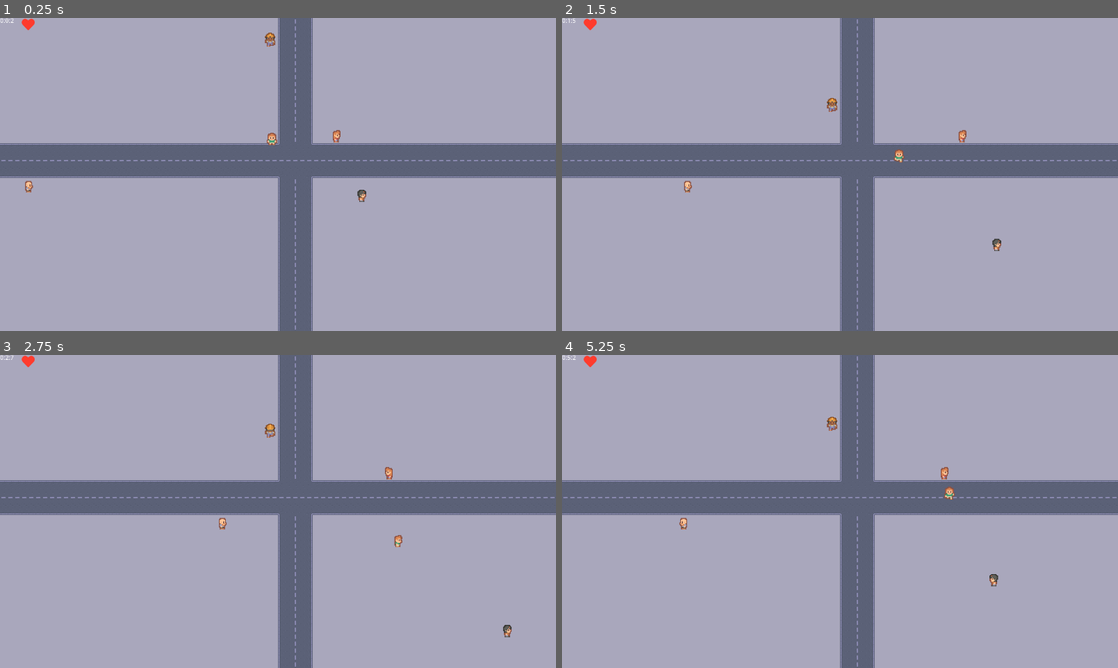
Above: before the commit, frames 1-4 (two rows, left to right).
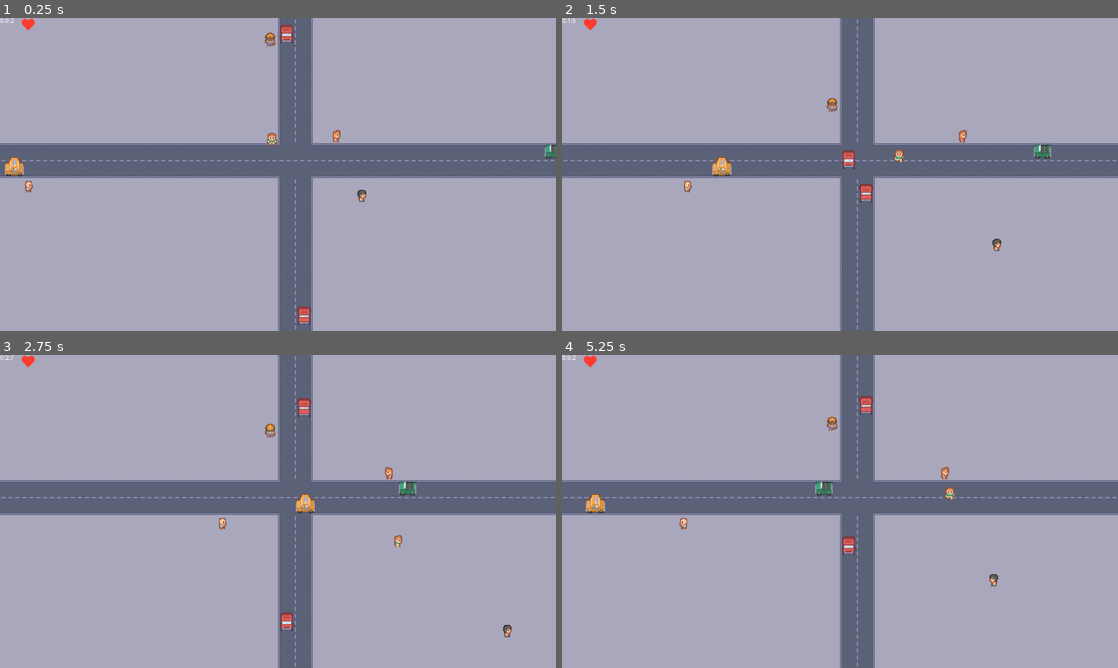
Above: after the commit, the same moments.

Repository: KimSM98/Team2-Godot
Game: Godot game, scene res://Main.tscn
The game is run twice, just before and just after one commit, with the same random seed, the same clock (stepped at 60 frames per second) and the same inputs.
Inputs:
- Up to frame 1 (0.25 s): no input
- Up to frame 2 (1.5 s): hold Right (ui_right) 0.53-1.28 s; hold Down (ui_down) from 1.28 s (still down)
- Up to frame 3 (2.75 s): release Down (ui_down) at 2.03 s; hold Right (ui_right) from 2.03 s (still down)
- Up to frame 4 (5.25 s): release Right (ui_right) at 2.78 s; hold Up (ui_up) 2.78-3.53 s; hold Left (ui_left) 3.53-5.03 s; hold Down (ui_down) from 5.03 s (still down)

The runs differ from the first frame. In frame 1, 0.5% of the frame differs, in the area x 0-100%, y 2-98%; in frame 2, 0.6%; in frame 3, 0.5%; in frame 4, 0.6%, in the area x 4-71%, y 13-64%.

Commit message:
Car movement

Diff:
--- /dev/null
+++ b/Animation Frames/Cars/Car_Green.tres
@@ -0,0 +1,42 @@
+[gd_resource type="SpriteFrames" load_steps=6 format=2]
+
+[ext_resource path="res://Assets/Cars/Car_Green.png" type="Texture" id=1]
+
+[sub_resource type="AtlasTexture" id=1]
+atlas = ExtResource( 1 )
+region = Rect2( 96, 0, 32, 32 )
+
+[sub_resource type="AtlasTexture" id=2]
+atlas = ExtResource( 1 )
+region = Rect2( 64, 0, 32, 32 )
+
+[sub_resource type="AtlasTexture" id=3]
+atlas = ExtResource( 1 )
+region = Rect2( 32, 0, 32, 32 )
+
+[sub_resource type="AtlasTexture" id=4]
+atlas = ExtResource( 1 )
+region = Rect2( 0, 0, 32, 32 )
+
+[resource]
+animations = [ {
+"frames": [ SubResource( 1 ) ],
+"loop": false,
+"name": "MoveUp",
+"speed": 0.0
+}, {
+"frames": [ SubResource( 2 ) ],
+"loop": false,
+"name": "MoveRight",
+"speed": 0.0
+}, {
+"frames": [ SubResource( 3 ) ],
+"loop": false,
+"name": "MoveDown",
+"speed": 0.0
+}, {
+"frames": [ SubResource( 4 ) ],
+"loop": false,
+"name": "MoveLeft",
+"speed": 0.0
+} ]
--- /dev/null
+++ b/Animation Frames/Cars/Car_Red.tres
@@ -0,0 +1,42 @@
+[gd_resource type="SpriteFrames" load_steps=6 format=2]
+
+[ext_resource path="res://Assets/Cars/Car_Red.png" type="Texture" id=1]
+
+[sub_resource type="AtlasTexture" id=2]
+atlas = ExtResource( 1 )
+region = Rect2( 96, 0, 32, 32 )
+
+[sub_resource type="AtlasTexture" id=3]
+atlas = ExtResource( 1 )
+region = Rect2( 64, 0, 32, 32 )
+
+[sub_resource type="AtlasTexture" id=1]
+atlas = ExtResource( 1 )
+region = Rect2( 32, 0, 32, 32 )
+
+[sub_resource type="AtlasTexture" id=4]
+atlas = ExtResource( 1 )
+region = Rect2( 0, 0, 32, 32 )
+
+[resource]
+animations = [ {
+"frames": [ SubResource( 2 ) ],
+"loop": false,
+"name": "MoveUp",
+"speed": 0.0
+}, {
+"frames": [ SubResource( 3 ) ],
+"loop": false,
+"name": "MoveRight",
+"speed": 0.0
+}, {
+"frames": [ SubResource( 1 ) ],
+"loop": false,
+"name": "MoveDown",
+"speed": 0.0
+}, {
+"frames": [ SubResource( 4 ) ],
+"loop": false,
+"name": "MoveLeft",
+"speed": 0.0
+} ]
--- /dev/null
+++ b/Animation Frames/Cars/Car_Yellow.tres
@@ -0,0 +1,42 @@
+[gd_resource type="SpriteFrames" load_steps=6 format=2]
+
+[ext_resource path="res://Assets/Cars/Car_Yellow.png" type="Texture" id=1]
+
+[sub_resource type="AtlasTexture" id=1]
+atlas = ExtResource( 1 )
+region = Rect2( 32, 0, 32, 32 )
+
+[sub_resource type="AtlasTexture" id=2]
+atlas = ExtResource( 1 )
+region = Rect2( 96, 0, 32, 32 )
+
+[sub_resource type="AtlasTexture" id=3]
+atlas = ExtResource( 1 )
+region = Rect2( 0, 0, 32, 32 )
+
+[sub_resource type="AtlasTexture" id=4]
+atlas = ExtResource( 1 )
+region = Rect2( 64, 0, 32, 32 )
+
+[resource]
+animations = [ {
+"frames": [ SubResource( 1 ) ],
+"loop": false,
+"name": "MoveDown",
+"speed": 0.0
+}, {
+"frames": [ SubResource( 2 ) ],
+"loop": false,
+"name": "MoveUp",
+"speed": 0.0
+}, {
+"frames": [ SubResource( 3 ) ],
+"loop": false,
+"name": "MoveLeft",
+"speed": 0.0
+}, {
+"frames": [ SubResource( 4 ) ],
+"loop": false,
+"name": "MoveRight",
+"speed": 0.0
+} ]
--- a/Main.tscn
+++ b/Main.tscn
@@ -10,6 +10,9 @@
 [ext_resource path="res://Animation Frames/Friends/Friend_Headband.tres" type="SpriteFrames" id=8]
 [ext_resource path="res://Scripts/UI/TimeDisplayer.gd" type="Script" id=9]
 [ext_resource path="res://Assets/UI/heart-solid.png" type="Texture" id=10]
+[ext_resource path="res://Scenes/Enemy/Car.tscn" type="PackedScene" id=11]
+[ext_resource path="res://Animation Frames/Cars/Car_Green.tres" type="SpriteFrames" id=12]
+[ext_resource path="res://Animation Frames/Cars/Car_Yellow.tres" type="SpriteFrames" id=13]
 
 [node name="Main" type="Node2D"]
 
@@ -18,45 +21,92 @@
 [node name="Player" parent="." instance=ExtResource( 2 )]
 position = Vector2( 626, 276 )
 
-[node name="Friend_1" parent="." instance=ExtResource( 3 )]
+[node name="Cars" type="Node2D" parent="."]
+
+[node name="Car" parent="Cars" instance=ExtResource( 11 )]
+position = Vector2( 660, -32 )
+
+[node name="Patroller" parent="Cars/Car" instance=ExtResource( 4 )]
+destinationPath = NodePath("../Patroller_Destination")
+speed = 3.0
+
+[node name="Patroller_Destination" parent="Cars/Car" instance=ExtResource( 5 )]
+position = Vector2( 0, 385 )
+
+[node name="Car4" parent="Cars" instance=ExtResource( 11 )]
+position = Vector2( 700, 730 )
+
+[node name="Patroller" parent="Cars/Car4" instance=ExtResource( 4 )]
+destinationPath = NodePath("../Patroller_Destination")
+speed = 3.0
+
+[node name="Patroller_Destination" parent="Cars/Car4" instance=ExtResource( 5 )]
+position = Vector2( 0, -375.5 )
+
+[node name="Car2" parent="Cars" instance=ExtResource( 11 )]
+position = Vector2( 1307, 291 )
+spriteFrames = ExtResource( 12 )
+
+[node name="Patroller" parent="Cars/Car2" instance=ExtResource( 4 )]
+position = Vector2( 0.5, 0 )
+destinationPath = NodePath("../Patroller_Destination")
+speed = 1.0
+
+[node name="Patroller_Destination" parent="Cars/Car2" instance=ExtResource( 5 )]
+position = Vector2( -670, 0 )
+
+[node name="Car3" parent="Cars" instance=ExtResource( 11 )]
+position = Vector2( -34, 332 )
+spriteFrames = ExtResource( 13 )
+
+[node name="Patroller" parent="Cars/Car3" instance=ExtResource( 4 )]
+destinationPath = NodePath("../Patroller_Destination")
+speed = 2.0
+
+[node name="Patroller_Destination" parent="Cars/Car3" instance=ExtResource( 5 )]
+position = Vector2( 670, 0 )
+
+[node name="Enemies" type="Node2D" parent="."]
+
+[node name="Friend_1" parent="Enemies" instance=ExtResource( 3 )]
 position = Vector2( 745, 270 )
 
-[node name="Patroller" parent="Friend_1" instance=ExtResource( 4 )]
+[node name="Patroller" parent="Enemies/Friend_1" instance=ExtResource( 4 )]
 destinationPath = NodePath("../Patroller_Destination")
 
-[node name="Patroller_Destination" parent="Friend_1" instance=ExtResource( 5 )]
-position = Vector2( 117.5, 0 )
+[node name="Patroller_Destination" parent="Enemies/Friend_1" instance=ExtResource( 5 )]
+position = Vector2( 118, 0 )
 
-[node name="Friend_2" parent="." instance=ExtResource( 3 )]
+[node name="Friend_2" parent="Enemies" instance=ExtResource( 3 )]
 position = Vector2( 622, 20 )
 spriteFrames = ExtResource( 6 )
 
-[node name="Patroller" parent="Friend_2" instance=ExtResource( 4 )]
+[node name="Patroller" parent="Enemies/Friend_2" instance=ExtResource( 4 )]
 destinationPath = NodePath("../Patroller_Destination")
 
-[node name="Patroller_Destination" parent="Friend_2" instance=ExtResource( 5 )]
+[node name="Patroller_Destination" parent="Enemies/Friend_2" instance=ExtResource( 5 )]
 position = Vector2( 0, 120 )
 
-[node name="Friend_3" parent="." instance=ExtResource( 3 )]
+[node name="Friend_3" parent="Enemies" instance=ExtResource( 3 )]
 position = Vector2( 21, 385 )
 spriteFrames = ExtResource( 7 )
 
-[node name="Patroller" parent="Friend_3" instance=ExtResource( 4 )]
+[node name="Patroller" parent="Enemies/Friend_3" instance=ExtResource( 4 )]
 destinationPath = NodePath("../Patroller_Destination")
 speed = 3.0
 
-[node name="Patroller_Destination" parent="Friend_3" instance=ExtResource( 5 )]
+[node name="Patroller_Destination" parent="Enemies/Friend_3" instance=ExtResource( 5 )]
 position = Vector2( 297.5, 0 )
 
-[node name="Friend_4" parent="." instance=ExtResource( 3 )]
+[node name="Friend_4" parent="Enemies" instance=ExtResource( 3 )]
 position = Vector2( 800, 385 )
 spriteFrames = ExtResource( 8 )
 
-[node name="Patroller" parent="Friend_4" instance=ExtResource( 4 )]
+[node name="Patroller" parent="Enemies/Friend_4" instance=ExtResource( 4 )]
 destinationPath = NodePath("../Patroller_Destination")
 speed = 3.0
 
-[node name="Patroller_Destination" parent="Friend_4" instance=ExtResource( 5 )]
+[node name="Patroller_Destination" parent="Enemies/Friend_4" instance=ExtResource( 5 )]
 position = Vector2( 223, 150 )
 
 [node name="TimeDisplayer" type="RichTextLabel" parent="."]
@@ -84,18 +134,18 @@
 margin_bottom = 100.0
 
 [node name="TextureRect" type="TextureRect" parent="MarginContainer/HBoxContainer"]
-margin_right = 10.0
+margin_right = 30.0
 margin_bottom = 100.0
 texture = ExtResource( 10 )
 
 [node name="TextureRect2" type="TextureRect" parent="MarginContainer/HBoxContainer"]
-margin_left = 14.0
-margin_right = 14.0
+margin_left = 34.0
+margin_right = 34.0
 margin_bottom = 100.0
 
 [node name="TextureRect3" type="TextureRect" parent="MarginContainer/HBoxContainer"]
-margin_left = 18.0
-margin_right = 18.0
+margin_left = 38.0
+margin_right = 38.0
 margin_bottom = 100.0
 
 [connection signal="timeout" from="TimeDisplayer/ms" to="TimeDisplayer" method="_on_ms_timeout"]
--- /dev/null
+++ b/Scenes/Enemy/Car.tscn
@@ -0,0 +1,21 @@
+[gd_scene load_steps=5 format=2]
+
+[ext_resource path="res://Scripts/Enemy/Car.gd" type="Script" id=2]
+[ext_resource path="res://Animation Frames/Cars/Car_Red.tres" type="SpriteFrames" id=3]
+[ext_resource path="res://Animation Frames/Cars/Car_Green.tres" type="SpriteFrames" id=4]
+
+[sub_resource type="RectangleShape2D" id=1]
+extents = Vector2( 9, 9 )
+
+[node name="Car" type="KinematicBody2D"]
+scale = Vector2( 2, 2 )
+script = ExtResource( 2 )
+spriteFrames = ExtResource( 3 )
+
+[node name="AnimatedSprite" type="AnimatedSprite" parent="."]
+frames = ExtResource( 4 )
+animation = "MoveDown"
+
+[node name="CollisionShape2D" type="CollisionShape2D" parent="."]
+position = Vector2( 0, 7 )
+shape = SubResource( 1 )
--- /dev/null
+++ b/Scripts/Enemy/Car.gd
@@ -0,0 +1,47 @@
+extends "res://Scripts/Enemy/Enemy.gd"
+
+# Get window size : OS.get_windows_size()
+# Get viewport size : get_viewport().get_rect().size
+
+export(SpriteFrames) var spriteFrames
+
+onready var animatedSprite = $AnimatedSprite
+onready var patrollerNode = get_node("Patroller")
+
+var currentAnimation
+var lastPosition
+#var viewport = get_tree().root
+#var viewportSize = viewport.get_rect().size
+
+func _ready():
+	get_node("AnimatedSprite").frames = spriteFrames
+	lastPosition = position
+
+
+func _process(delta):
+	var gapX = position.x - lastPosition.x
+	var gapY = position.y - lastPosition.y
+	if(gapX > 0):
+		currentAnimation = "MoveRight"
+	elif(gapX < 0):
+		currentAnimation = "MoveLeft"
+	elif(gapY > 0):
+		currentAnimation = "MoveDown"
+	elif(gapY < 0):
+		currentAnimation = "MoveUp"
+	else:
+		currentAnimation = "MoveDown"
+
+	lastPosition = position
+
+	if currentAnimation != animatedSprite.animation:
+		SetAnimation()
+
+	if patrollerNode != null:
+		if patrollerNode.isMoveToDestination == false:
+			patrollerNode.init()
+			visible = true
+
+func SetAnimation():
+	animatedSprite.animation = currentAnimation
+	animatedSprite.play()
--- a/Scripts/Enemy/Patroller.gd
+++ b/Scripts/Enemy/Patroller.gd
@@ -34,3 +34,8 @@
 	t += delta * 0.1 * speedVar
 	# Move
 	characterNode.position = originPos.linear_interpolate(destPos, t)
+
+func init():
+	t = 0.0
+	speed = rand_range(1, 5)
+	isMoveToDestination = true
Binary file added: Assets/Cars/Car_Green.png
Not shown, added: Assets/Cars/Car_Green.png.import
Binary file added: Assets/Cars/Car_Red.png
Not shown, added: Assets/Cars/Car_Red.png.import
Binary file added: Assets/Cars/Car_Yellow.png
Not shown, added: Assets/Cars/Car_Yellow.png.import
Not shown: 1 places in Main.tscn that only renumber resources
